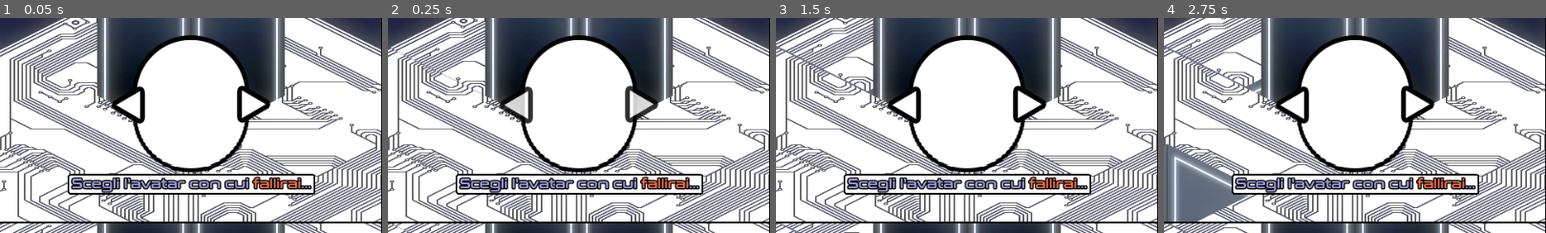
Above: before the commit, frames 1-4 (left to right).
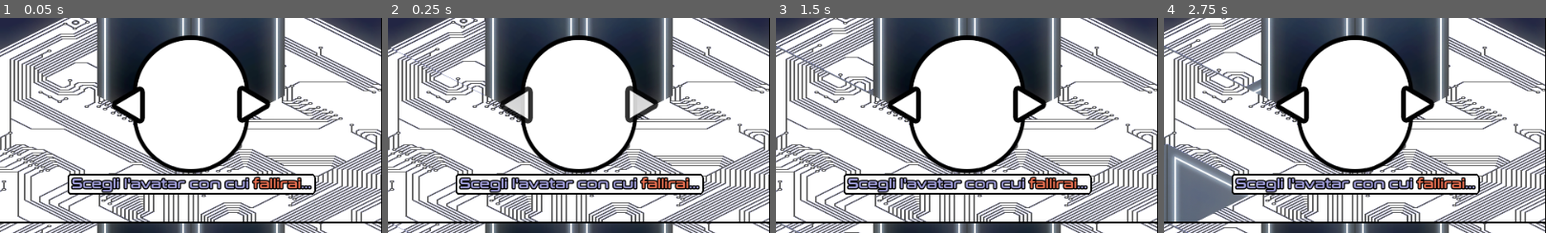
Above: after the commit, the same moments.

Repository: DomestiqueBaston/ERRORE_404_SPRINT_NON_TROVATO
Game: Godot game, scene res://SCENE_AND_SCRIPT/TMP/Test_Split_Screen.tscn
Two runs of this game, one before a commit and one after it. Both use one fixed random seed, a clock stepped at 60 frames per second and the inputs below. The project has no main scene, so this scene is started directly.
Inputs:
- Up to frame 1 (0.05 s): no input
- Up to frame 2 (0.25 s): no input
- Up to frame 3 (1.5 s): hold Right (ui_right) 0.53-1.28 s; hold Down (ui_down) from 1.28 s (still down)
- Up to frame 4 (2.75 s): release Down (ui_down) at 2.03 s; hold Right (ui_right) from 2.03 s (still down)
The pictures show only the part of the screen within x 0-50%, y 2-52%; the shares and areas given below are measured in that part.

The runs differ from the first frame. In frame 1, 0.4% of the frame differs, in the area x 35-83%, y 48-82%; in frame 2, 0.4%; in frame 3, 0.4%; in frame 4, 0.4%.

Commit message:
No more tearing (in fullscreen).

Diff:
--- /dev/null
+++ b/SCENE_AND_SCRIPT/Autoload.gd
@@ -0,0 +1,10 @@
+extends Node
+
+func _input(event):
+	if event.is_action_pressed("Full_Screen"):
+		var mode := DisplayServer.window_get_mode()
+
+		if mode == DisplayServer.WINDOW_MODE_EXCLUSIVE_FULLSCREEN:
+			DisplayServer.window_set_mode(DisplayServer.WINDOW_MODE_WINDOWED)
+		else:
+			DisplayServer.window_set_mode(DisplayServer.WINDOW_MODE_EXCLUSIVE_FULLSCREEN)
--- a/SCENE_AND_SCRIPT/Man_A.tscn
+++ b/SCENE_AND_SCRIPT/Man_A.tscn
@@ -223,33 +223,6 @@
 "update": 0,
 "values": [0.0]
 }
-tracks/12/type = "value"
-tracks/12/imported = false
-tracks/12/enabled = true
-tracks/12/path = NodePath("Papa_Sprite/Runner_Sprite:visible")
-tracks/12/interp = 1
-tracks/12/loop_wrap = true
-tracks/12/keys = {
-"times": PackedFloat32Array(0, 1.2333333, 1.2666667, 1.3, 1.3333333, 1.3666667, 1.4, 1.4333333, 1.4666667, 1.5, 1.5333333),
-"transitions": PackedFloat32Array(1, 1, 1, 1, 1, 1, 1, 1, 1, 1, 1),
-"update": 1,
-"values": [true, true, false, true, false, true, false, true, false, true, false]
-}
-tracks/13/type = "audio"
-tracks/13/imported = false
-tracks/13/enabled = true
-tracks/13/path = NodePath("../Man_Sound/Disappearing")
-tracks/13/interp = 1
-tracks/13/loop_wrap = true
-tracks/13/keys = {
-"clips": [{
-"end_offset": 0.0,
-"start_offset": 0.0,
-"stream": ExtResource("6_cp16q")
-}],
-"times": PackedFloat32Array(1.2)
-}
-tracks/13/use_blend = true
 
 [sub_resource type="Animation" id="Animation_6u6kr"]
 resource_name = "Death_180"
@@ -412,33 +385,6 @@
 "update": 0,
 "values": [0.0]
 }
-tracks/12/type = "value"
-tracks/12/imported = false
-tracks/12/enabled = true
-tracks/12/path = NodePath("Papa_Sprite/Runner_Sprite:visible")
-tracks/12/interp = 1
-tracks/12/loop_wrap = true
-tracks/12/keys = {
-"times": PackedFloat32Array(0, 1.2333333, 1.2666667, 1.3, 1.3333333, 1.3666667, 1.4, 1.4333333, 1.4666667, 1.5, 1.5333333),
-"transitions": PackedFloat32Array(1, 1, 1, 1, 1, 1, 1, 1, 1, 1, 1),
-"update": 1,
-"values": [true, true, false, true, false, true, false, true, false, true, false]
-}
-tracks/13/type = "audio"
-tracks/13/imported = false
-tracks/13/enabled = true
-tracks/13/path = NodePath("../Man_Sound/Disappearing")
-tracks/13/interp = 1
-tracks/13/loop_wrap = true
-tracks/13/keys = {
-"clips": [{
-"end_offset": 0.0,
-"start_offset": 0.0,
-"stream": ExtResource("6_cp16q")
-}],
-"times": PackedFloat32Array(1.2)
-}
-tracks/13/use_blend = true
 
 [sub_resource type="Animation" id="Animation_bpqq7"]
 resource_name = "Falling_000"
--- a/project.godot
+++ b/project.godot
@@ -21,6 +21,10 @@
 [audio]
 
 buses/default_bus_layout="uid://87w0widytofu"
+
+[autoload]
+
+Autoload="*uid://ubao4e160a71"
 
 [display]
 
@@ -72,7 +76,17 @@
 , Object(InputEventKey,"resource_local_to_scene":false,"resource_name":"","device":0,"window_id":0,"alt_pressed":false,"shift_pressed":false,"ctrl_pressed":false,"meta_pressed":false,"pressed":false,"keycode":90,"physical_keycode":0,"key_label":0,"unicode":0,"location":0,"echo":false,"script":null)
 ]
 }
+Full_Screen={
+"deadzone": 0.2,
+"events": [Object(InputEventKey,"resource_local_to_scene":false,"resource_name":"","device":-1,"window_id":0,"alt_pressed":true,"shift_pressed":false,"ctrl_pressed":false,"meta_pressed":false,"pressed":false,"keycode":0,"physical_keycode":4194309,"key_label":0,"unicode":0,"location":0,"echo":false,"script":null)
+, Object(InputEventKey,"resource_local_to_scene":false,"resource_name":"","device":-1,"window_id":0,"alt_pressed":true,"shift_pressed":false,"ctrl_pressed":false,"meta_pressed":false,"pressed":false,"keycode":0,"physical_keycode":4194310,"key_label":0,"unicode":0,"location":0,"echo":false,"script":null)
+, Object(InputEventKey,"resource_local_to_scene":false,"resource_name":"","device":-1,"window_id":0,"alt_pressed":false,"shift_pressed":false,"ctrl_pressed":false,"meta_pressed":false,"pressed":false,"keycode":0,"physical_keycode":4194342,"key_label":0,"unicode":0,"location":0,"echo":false,"script":null)
+]
+}
 
 [rendering]
 
-textures/canvas_textures/default_texture_filter=0
+textures/canvas_textures/default_texture_filter=3
+textures/default_filters/use_nearest_mipmap_filter=true
+2d/snap/snap_2d_transforms_to_pixel=true
+2d/snap/snap_2d_vertices_to_pixel=true
Not shown, added: SCENE_AND_SCRIPT/Autoload.gd.uid
Not shown, changed: NOTES/Notes pour un Runner bugué_v04.md
